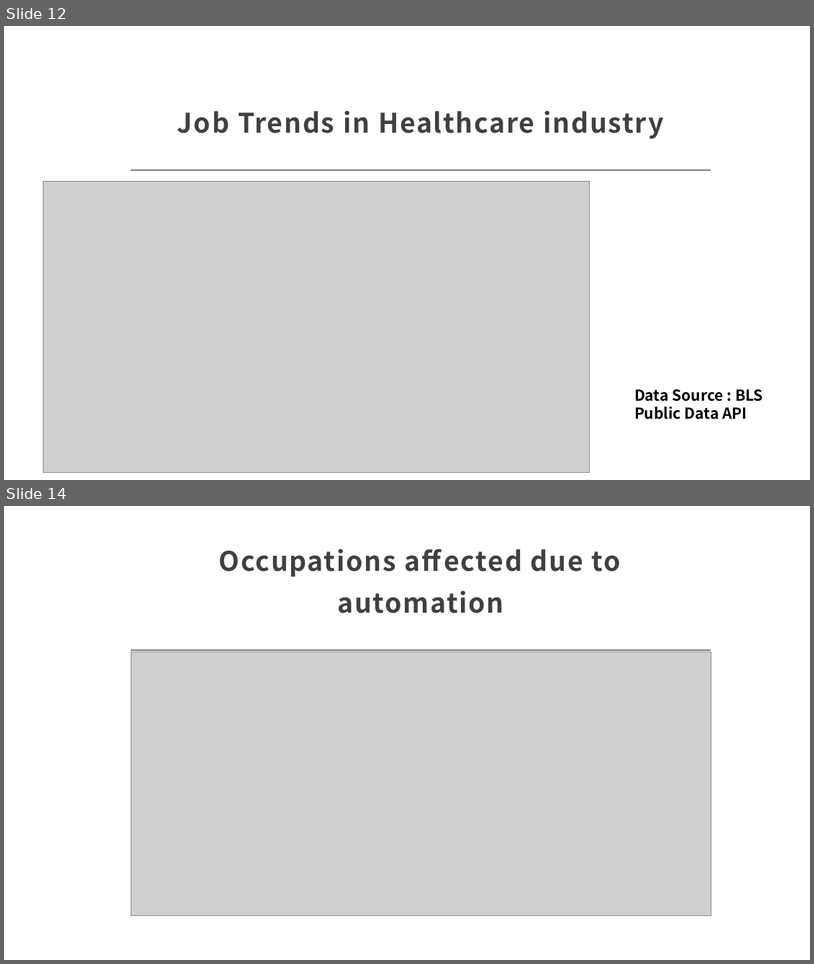
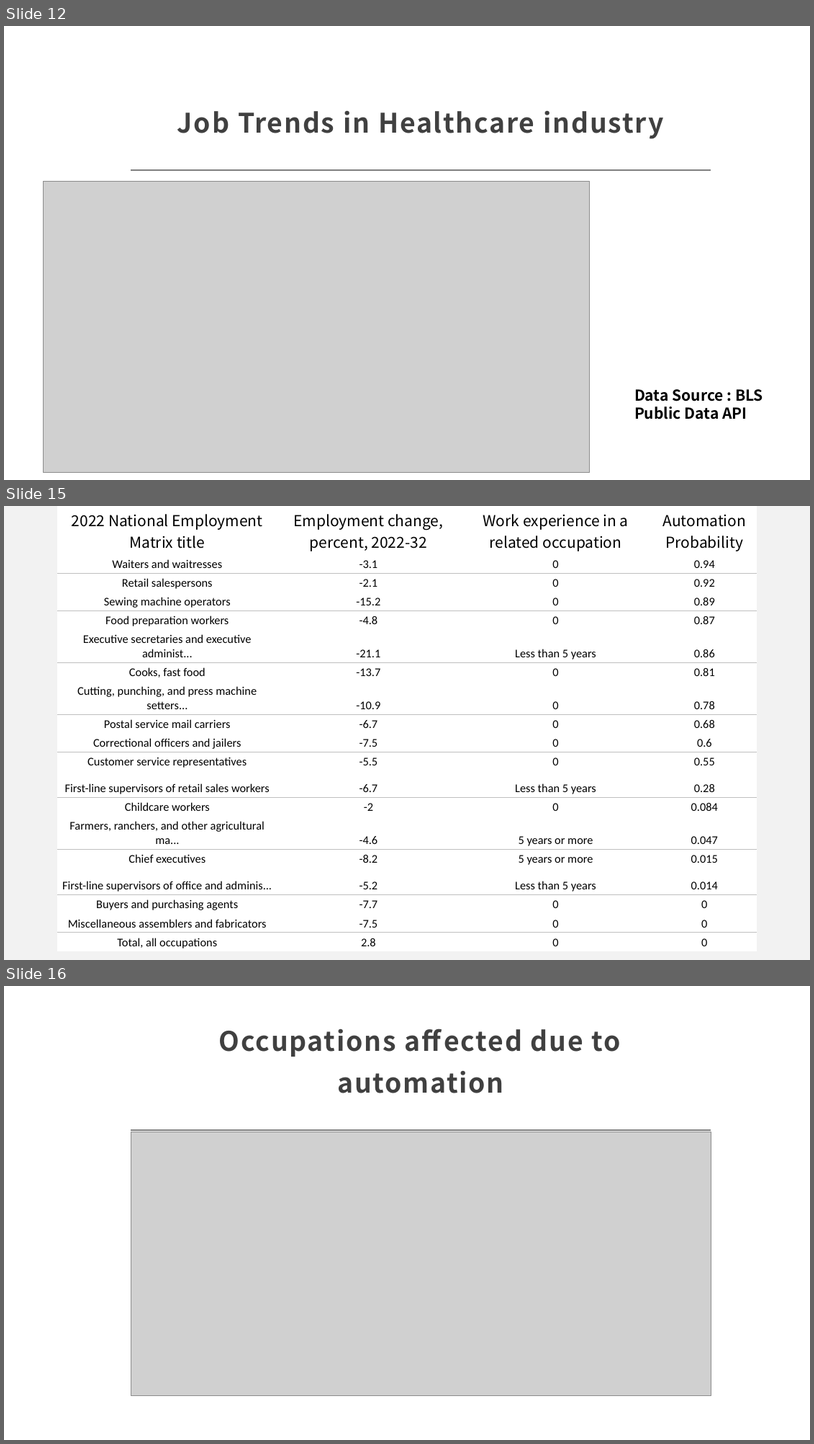
Before and after one commit to vinaya-kusuma/Project1, a slide deck: Project1.pptx. Shown one above the other, each under a label of ours: slides 12 and 14 before the commit, slides 12, 15 and 16 after it; the slides between them are not shown. The pictures are 814x964 and 814x1444 pixels, drawn with LibreOffice and Linux fonts; fonts in the diff are those of the drawing; grey boxes stand for pictures. Boxes give left, top, right and bottom in pixels: in the first picture for what was removed or moved away, otherwise in the second. Text is boxed around its words. In the diff, an @@ line names an element or a change of style, - is before the commit and + after.

```diff
--- a/Project1.pptx
+++ b/Project1.pptx
@@ slide 15 added at (4, 506, 810, 960), background #FFFFFF @@
@@ freeform shape added at (4, 506, 810, 960), fill #E7E6E6 at 50% opacity @@
@@ table added at (57, 506, 758, 951), 19 rows, 4 columns @@
+2022 National Employment Matrix title | Employment change, percent, 2022-32 | Work experience in a related occupation | Automation Probability
+Waiters and waitresses | -3.1 | 0 | 0.94
+Retail salespersons | -2.1 | 0 | 0.92
+Sewing machine operators | -15.2 | 0 | 0.89
+Food preparation workers | -4.8 | 0 | 0.87
+Executive secretaries and executive administ... | -21.1 | Less than 5 years | 0.86
+Cooks, fast food | -13.7 | 0 | 0.81
+Cutting, punching, and press machine setters... | -10.9 | 0 | 0.78
+Postal service mail carriers | -6.7 | 0 | 0.68
+Correctional officers and jailers | -7.5 | 0 | 0.6
+Customer service representatives | -5.5 | 0 | 0.55
+First-line supervisors of retail sales workers | -6.7 | Less than 5 years | 0.28
+Childcare workers | -2 | 0 | 0.084
+Farmers, ranchers, and other agricultural ma... | -4.6 | 5 years or more | 0.047
+Chief executives | -8.2 | 5 years or more | 0.015
+First-line supervisors of office and adminis... | -5.2 | Less than 5 years | 0.014
+Buyers and purchasing agents | -7.7 | 0 | 0
+Miscellaneous assemblers and fabricators | -7.5 | 0 | 0
+Total, all occupations | 2.8 | 0 | 0
@@ what was slide 14 is now slide 16 @@
```
Also in this commit, not shown: 5 slides changed, 4 other slides added, 5 slides removed.
